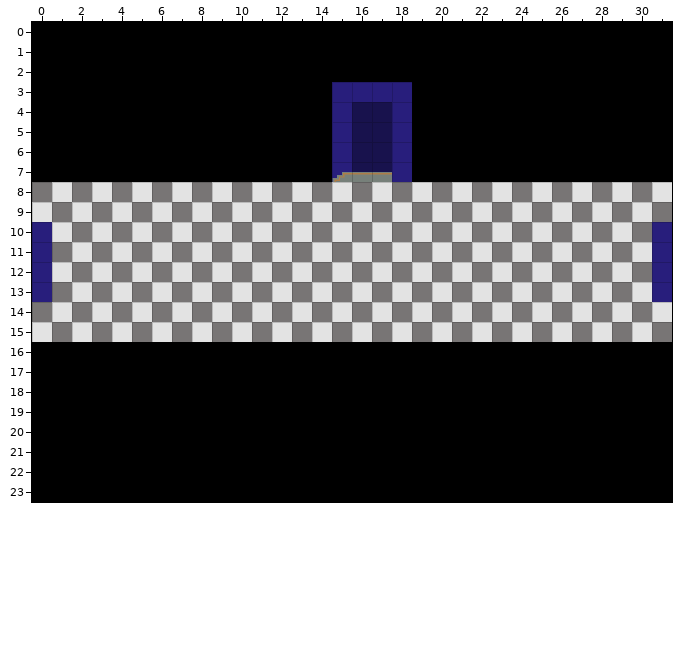
Tiled map -- assets/maps/couloir2.tmx. Above: the version before the commit.
Cells are 32x32 px. Shown: x 0..31, y 0..23.
New version:
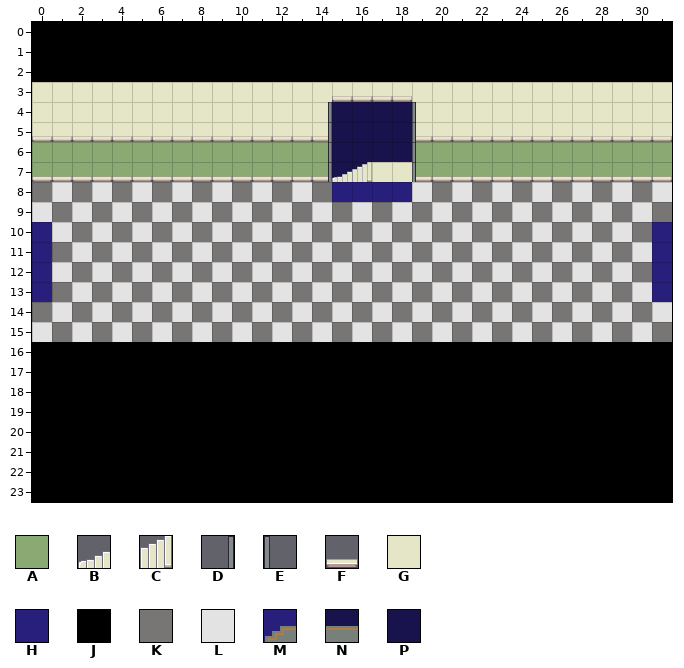
Key: from "Interior": A 33, B 512, C 513, D 604, E 605, F 800, G 821; from "couleur": H 3; from "porte": J 0, K 2, L 3; from "sous_sol": M 1, N 3, P 4.
_ is an empty cell, . an unchanged one.
Tiles of an added or newly shown layer are drawn over the layers below it.
Difference:
--- layer "Tile Layer 1" (removed)
@@ x 0..31 @@
- 3 JJJJJJJJJJJJJJJHHHHJJJJJJJJJJJJJ
- 4 JJJJJJJJJJJJJJJH..HJJJJJJJJJJJJJ
- 5 JJJJJJJJJJJJJJJH..HJJJJJJJJJJJJJ
- 6 JJJJJJJJJJJJJJJH..HJJJJJJJJJJJJJ
- 7 JJJJJJJJJJJJJJJMNNHJJJJJJJJJJJJJ
- 8 ...............LKLK.............
+ 3 ________________________________
+ 4 ________________..______________
+ 5 ________________..______________
+ 6 ________________..______________
+ 7 ________________________________
+ 8 ...............____.............
--- layer "sorties" (added)
@@ x 15..18 @@
- 8 ____
+ 8 HHHH
--- layer "couleur mur 99" (added)
@@ x 0..31 @@
- 3 ________________________________
- 4 _______________...._____________
- 5 _______________...._____________
- 6 _______________...._____________
- 7 _______________...._____________
+ 3 GGGGGGGGGGGGGGGGGGGGGGGGGGGGGGGG
+ 4 GGGGGGGGGGGGGGG....GGGGGGGGGGGGG
+ 5 GGGGGGGGGGGGGGG....GGGGGGGGGGGGG
+ 6 AAAAAAAAAAAAAAA....AAAAAAAAAAAAA
+ 7 AAAAAAAAAAAAAAA....AAAAAAAAAAAAA
--- layer "mur 99" (added)
@@ x 0..31 @@
- 5 _______________...._____________
+ 5 FFFFFFFFFFFFFFF....FFFFFFFFFFFFF
@@ x 0..31 @@
- 7 _______________...._____________
+ 7 FFFFFFFFFFFFFFF....FFFFFFFFFFFFF
--- layer "porte" (added)
@@ x 15..18 @@
- 4 _.._
- 5 _.._
- 6 _.._
- 7 __..
+ 4 P..P
+ 5 P..P
+ 6 P..P
+ 7 PP..
--- layer "contour porte 99" (added)
@@ x 14..19 @@
- 3 .____.
- 4 _...._
- 5 _...._
- 6 _...._
- 7 ______
+ 3 .FFFF.
+ 4 D....E
+ 5 D....E
+ 6 D....E
+ 7 DBCGGE
Where, in picture pixels (left, top, right, bottom), the same in both pictures:
changed: (32, 82, 672, 202)
